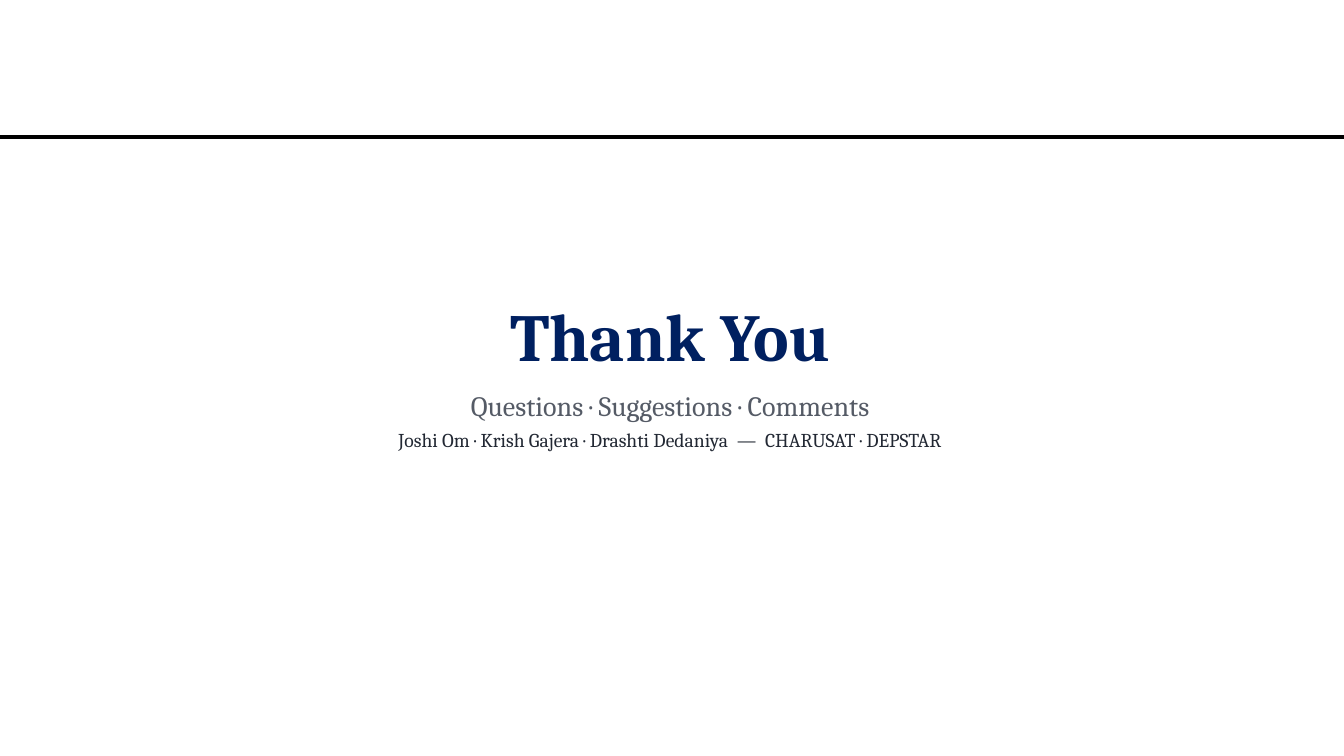
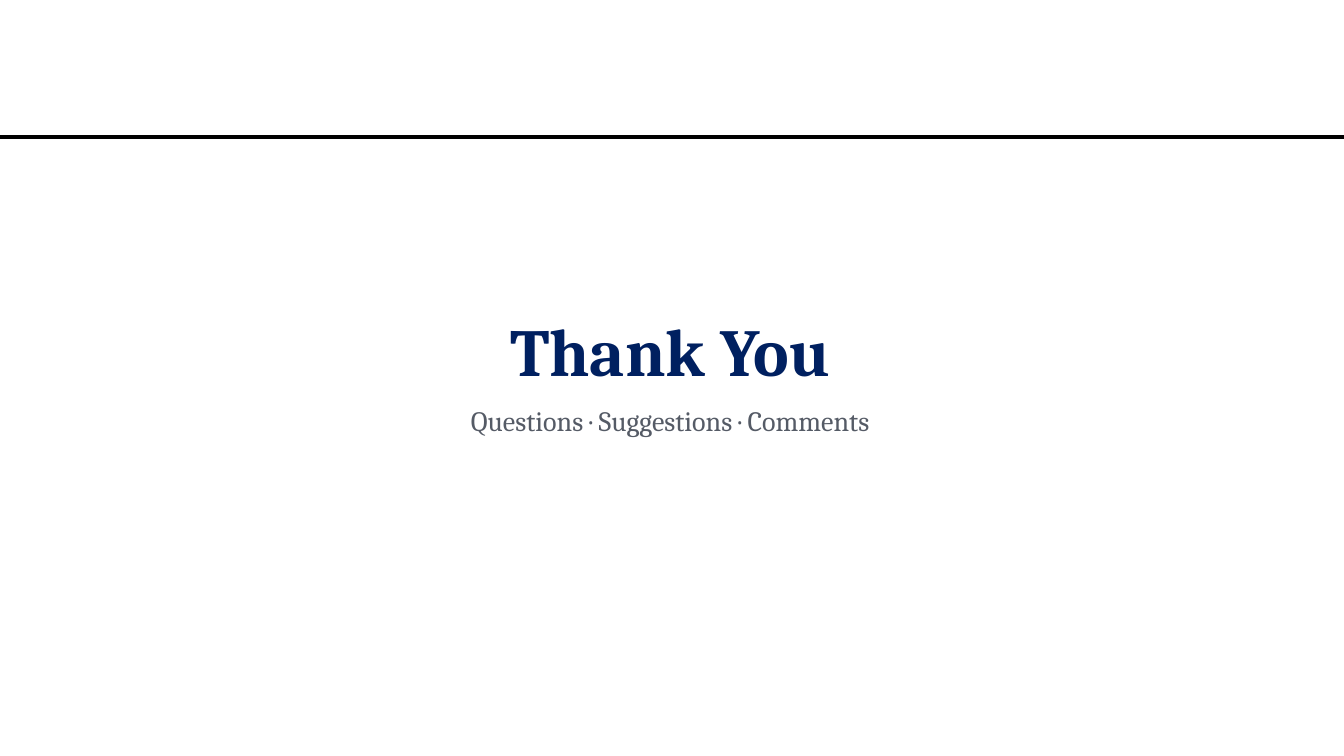
Before and after one commit to OMJOSHI15/indus11, a slide deck: slide 24 of docs/Indus11-Review2.pptx. Drawn at 1344x756 pixels with LibreOffice and Linux fonts; fonts in the diff are those of the drawing. Boxes give left, top, right and bottom in pixels: in the first picture for what was removed or moved away, otherwise in the second. Text is boxed around its words. In the diff, an @@ line names an element or a change of style, - is before the commit and + after.

```diff
--- a/docs/Indus11-Review2.pptx
+++ b/docs/Indus11-Review2.pptx
@@ text "Thank You": place and size @@
-text "Thank You" at [398,314,941,452]
+text "Thank You" at [471,329,870,437]
@@ text at [398,433,941,452]: paragraph removed @@
-Joshi Om · Krish Gajera · Drashti Dedaniya — CHARUSAT · DEPSTAR
```
Also in this commit, not shown: 20 other slides changed, 1 other file.
